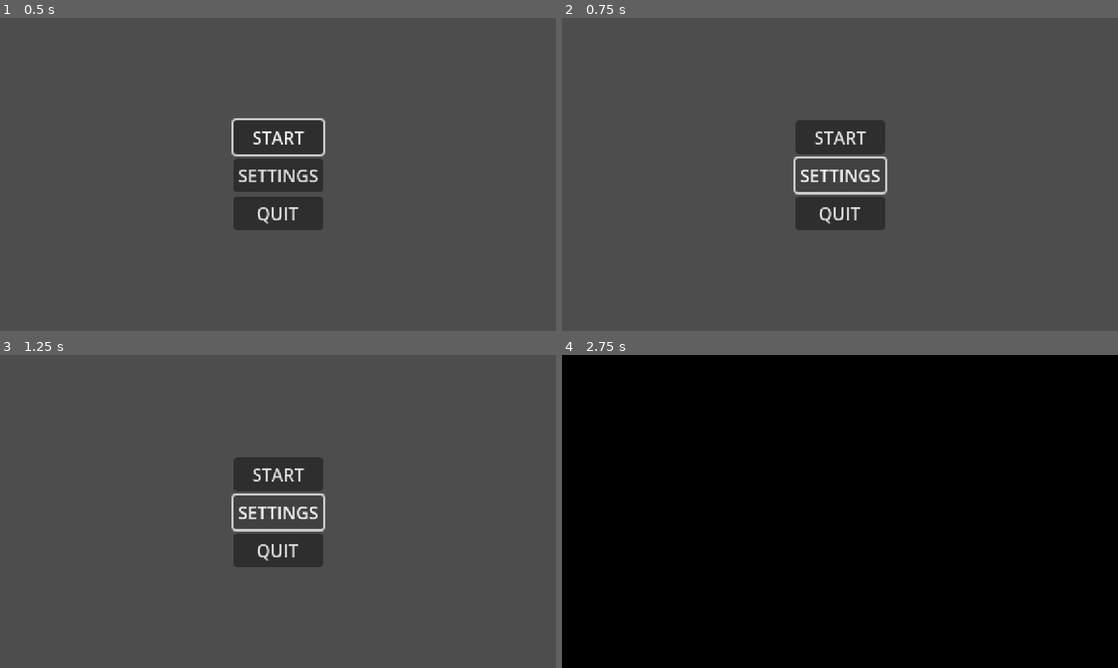
Above: before the commit, frames 1-4 (two rows, left to right).
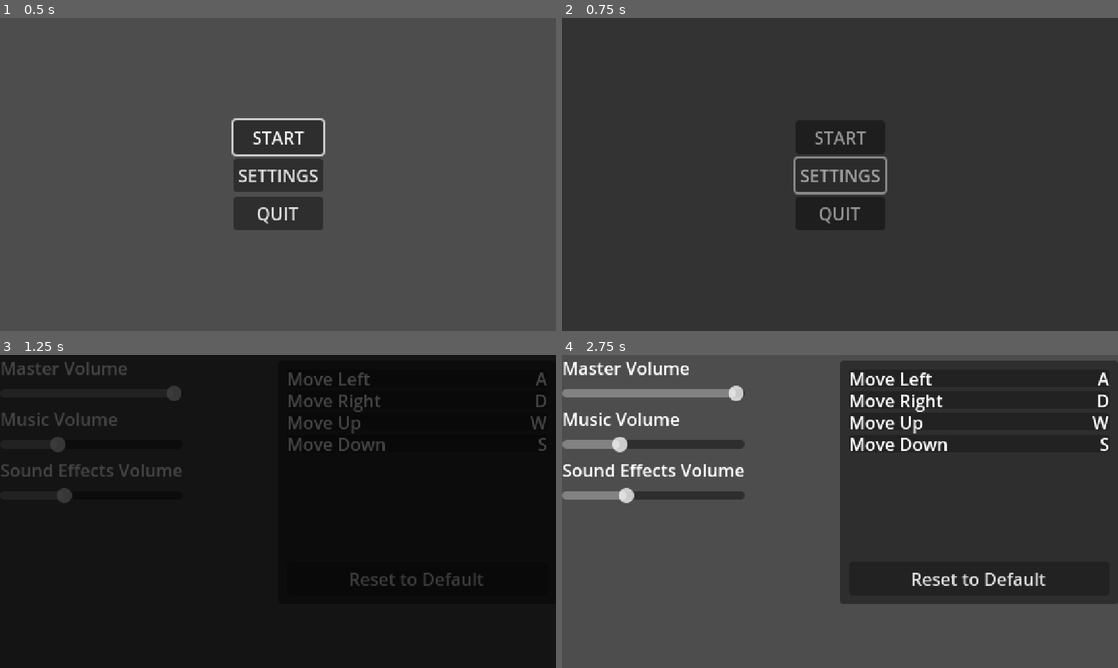
Above: after the commit, the same moments.

Repository: Amanda-Furtado/Bullet-Hell-Jam-5
Game: Godot game, scene res://Game/User Interface/StartMenu.tscn
The game is run twice, just before and just after one commit, with the same random seed, the same clock (stepped at 60 frames per second) and the same inputs.
Inputs (mouse positions are in pixels of both pictures, inside the frame that each line leads up to):
- Up to frame 1 (0.5 s): no input
- Up to frame 2 (0.75 s): click "SETTINGS" at 0.5 s
- Up to frame 3 (1.25 s): no input
- Up to frame 4 (2.75 s): click (840, 473) at 1.25 s, where only the run before the commit has a clickable "START"; tap Enter at 2 s; move the mouse to (962, 495) at 2.02 s; hold D (right_key) from 2.03 s (still down); click (962, 495) at 2.17 s

Frame 1 is identical in both runs. In frame 2, 95% of the frame differs, in the area x 0-100%, y 0-100%; in frame 3, 98%; in frame 4, 100%.

Commit message:
fix fix fix

Diff:
--- a/Game/Bosses/The Star/ShootingStar.tscn
+++ b/Game/Bosses/The Star/ShootingStar.tscn
@@ -6,6 +6,7 @@
 [ext_resource type="Script" path="res://Components/Effects/shake_effect.gd" id="4_eh20t"]
 [ext_resource type="Script" path="res://Components/Spawners/Spawn.gd" id="5_amaji"]
 [ext_resource type="PackedScene" uid="uid://bkcb672ohnlf3" path="res://Resources/Visual/Explosions/explosion_veffect.tscn" id="6_rwgib"]
+[ext_resource type="Script" path="res://Components/Damage/Hitbox.gd" id="7_rw0md"]
 
 [sub_resource type="Animation" id="Animation_nup3s"]
 length = 0.001
@@ -211,7 +212,12 @@
 "top_trail": SubResource("Animation_y04rv")
 }
 
+[sub_resource type="CircleShape2D" id="CircleShape2D_hr7kp"]
+radius = 16.0
+
 [node name="ShootingStar" type="CharacterBody2D"]
+collision_layer = 0
+collision_mask = 0
 script = ExtResource("1_lcfc5")
 
 [node name="ShootingSignal" type="Sprite2D" parent="."]
@@ -221,7 +227,6 @@
 texture = ExtResource("3_0dcu1")
 
 [node name="ShootingStar" type="Sprite2D" parent="."]
-position = Vector2(0, -16)
 texture = ExtResource("1_4i214")
 
 [node name="ShootingSignalAnimation" type="AnimationPlayer" parent="."]
@@ -241,3 +246,12 @@
 [node name="Spawner" type="Node2D" parent="."]
 script = ExtResource("5_amaji")
 scene = ExtResource("6_rwgib")
+
+[node name="Hitbox" type="Area2D" parent="."]
+collision_layer = 0
+collision_mask = 4
+monitorable = false
+script = ExtResource("7_rw0md")
+
+[node name="CollisionShape2D" type="CollisionShape2D" parent="Hitbox"]
+shape = SubResource("CircleShape2D_hr7kp")
--- a/Game/Bullets/player bullets/player_bullet.tscn
+++ b/Game/Bullets/player bullets/player_bullet.tscn
@@ -18,8 +18,8 @@
 "speed": 5.0
 }]
 
-[sub_resource type="RectangleShape2D" id="RectangleShape2D_ooo4g"]
-size = Vector2(8, 8)
+[sub_resource type="CircleShape2D" id="CircleShape2D_niobb"]
+radius = 5.0
 
 [node name="PlayerBullet" instance=ExtResource("1_kvr3s")]
 direction = 0
@@ -33,4 +33,4 @@
 collision_mask = 16
 
 [node name="CollisionShape2D" type="CollisionShape2D" parent="Hitbox" index="0"]
-shape = SubResource("RectangleShape2D_ooo4g")
+shape = SubResource("CircleShape2D_niobb")
--- a/Game/Player/Player.tscn
+++ b/Game/Player/Player.tscn
@@ -31,8 +31,8 @@
 [sub_resource type="RectangleShape2D" id="RectangleShape2D_wtoyq"]
 size = Vector2(16, 16)
 
-[sub_resource type="RectangleShape2D" id="RectangleShape2D_r4cjq"]
-size = Vector2(16, 16)
+[sub_resource type="CircleShape2D" id="CircleShape2D_y6aa7"]
+radius = 8.0
 
 [node name="Player" type="CharacterBody2D" groups=["players"]]
 collision_layer = 0
@@ -84,7 +84,7 @@
 
 [node name="HurtboxCollision" type="CollisionShape2D" parent="Hurtbox"]
 position = Vector2(0, -8)
-shape = SubResource("RectangleShape2D_r4cjq")
+shape = SubResource("CircleShape2D_y6aa7")
 debug_color = Color(0.154645, 0.617607, 0.529035, 0.42)
 
 [node name="Weapon" type="Node2D" parent="." node_paths=PackedStringArray("barrel_origin")]
--- a/Game/User Interface/Scripts/StartMenu.gd
+++ b/Game/User Interface/Scripts/StartMenu.gd
@@ -2,6 +2,7 @@
 
 
 @export var first_level: PackedScene
+@export var settings_scene: PackedScene
 
 @onready var start_button = %StartButton
 @onready var exit_button = %ExitButton
@@ -21,7 +22,7 @@
 
 
 func _on_config_button_pressed():
-	pass # Replace with function body.
+	SceneManager.load_new_scene(settings_scene.resource_path)
 
 
 func _on_exit_button_pressed() -> void:
--- a/Game/User Interface/StartMenu.tscn
+++ b/Game/User Interface/StartMenu.tscn
@@ -1,7 +1,8 @@
-[gd_scene load_steps=5 format=3 uid="uid://dveig3qs3d6o7"]
+[gd_scene load_steps=6 format=3 uid="uid://dveig3qs3d6o7"]
 
 [ext_resource type="Script" path="res://Game/User Interface/Scripts/StartMenu.gd" id="1_43uim"]
 [ext_resource type="PackedScene" uid="uid://dmafyevf4c6fj" path="res://Game/Worlds/TheMoonLevel.tscn" id="2_xm04w"]
+[ext_resource type="PackedScene" uid="uid://tahgd141x81n" path="res://Game/User Interface/SettingMenu.tscn" id="3_1skdg"]
 [ext_resource type="AudioStream" uid="uid://n3uau84lk7mu" path="res://Music and Sounds/Sound Effects/blip1.mp3" id="3_3w27u"]
 [ext_resource type="AudioStream" uid="uid://bgbdnmrx20ga4" path="res://Music and Sounds/Musics/StartMenu.mp3" id="4_nrqne"]
 
@@ -14,6 +15,7 @@
 grow_vertical = 2
 script = ExtResource("1_43uim")
 first_level = ExtResource("2_xm04w")
+settings_scene = ExtResource("3_1skdg")
 
 [node name="VBoxContainer" type="VBoxContainer" parent="."]
 layout_mode = 1
--- a/Game/Worlds/Scripts/TheStarLevel.gd
+++ b/Game/Worlds/Scripts/TheStarLevel.gd
@@ -18,7 +18,7 @@
 
 
 func phase2() -> void:
-	stars.position.x = 64
+	stars.position.x = 88
 	top_star_fragment.set_process(true)
 	top_star_fragment.show()
 	bot_star_fragment.set_process(true)
Binary file changed: Assets/Player/bullet_spr.png
Binary file changed: Assets/Player/player.png
Not shown: 1 places in Game/Bosses/The Star/ShootingStar.tscn that only renumber resources
